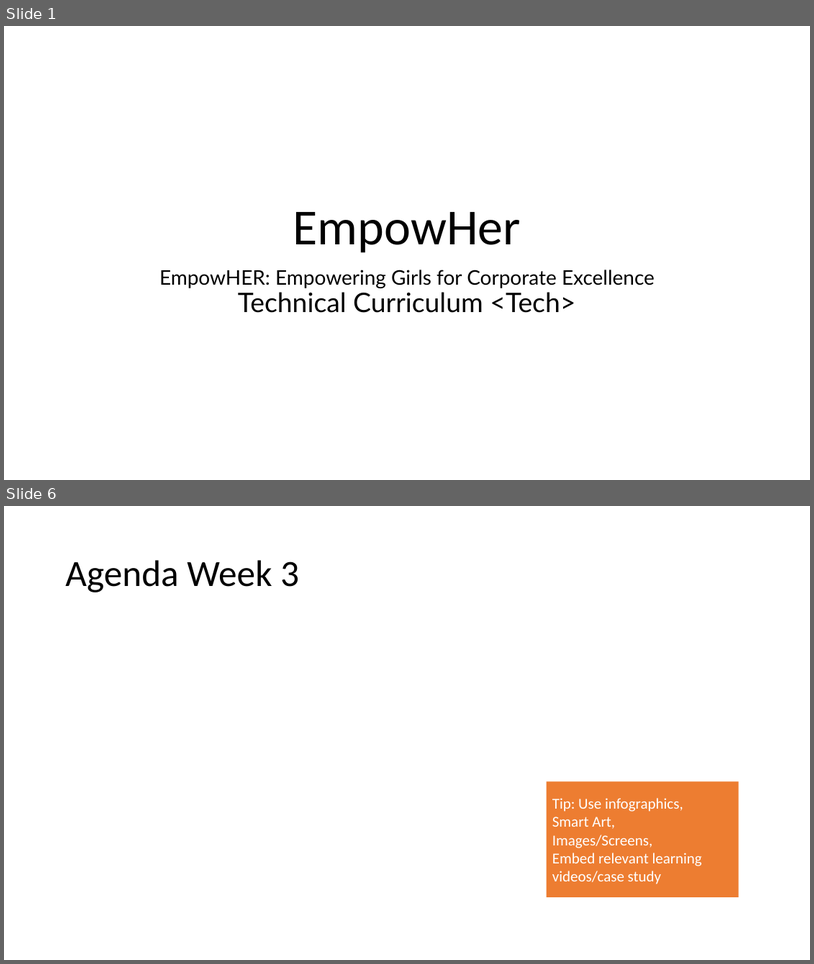
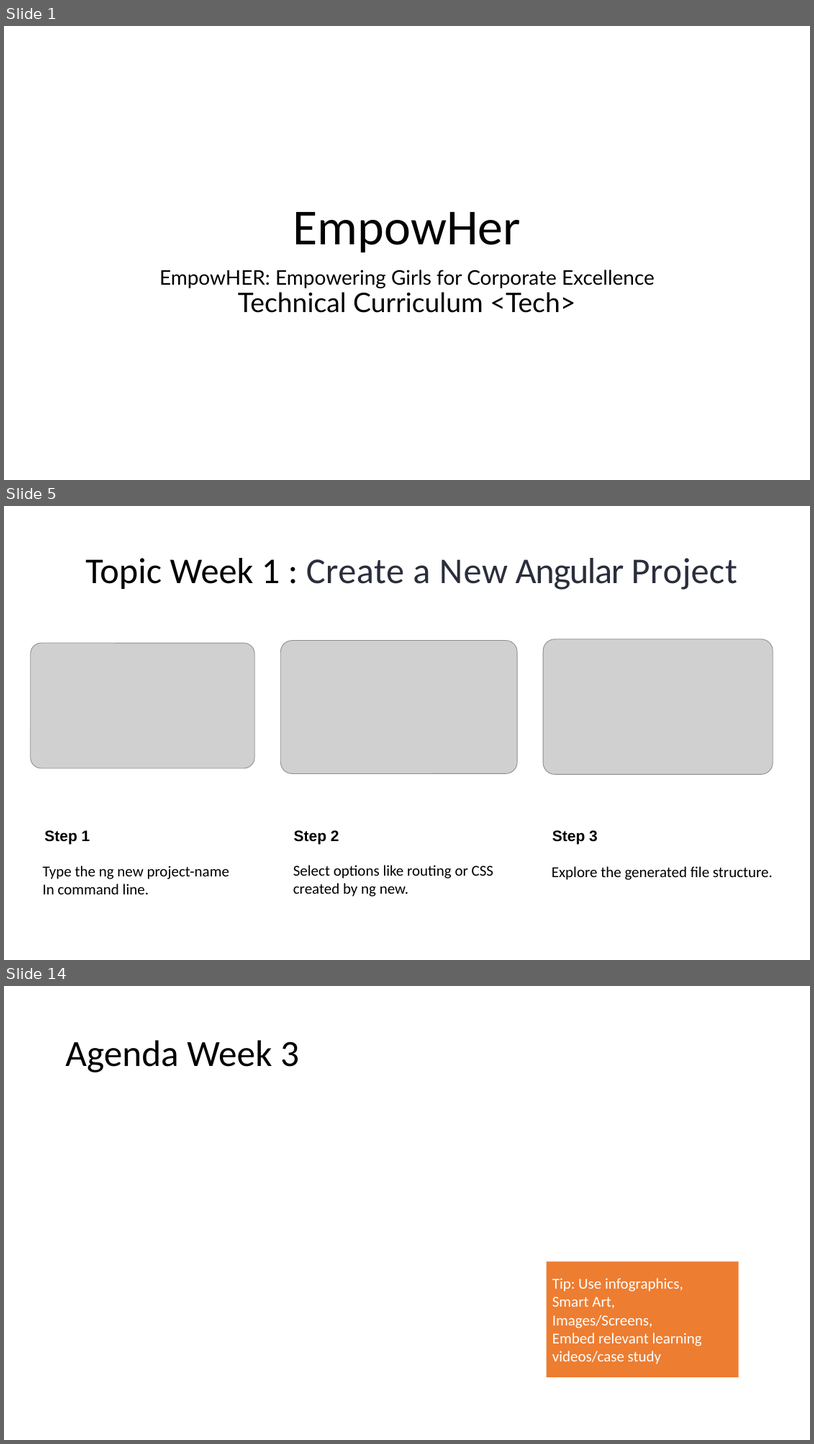
Before and after one commit to spoorthiempowher/Empowher-Curriculum, a slide deck: Angular/EmpowHer - Tech Curriculum.pptx. Shown one above the other, each under a label of ours: slides 1 and 6 before the commit, slides 1, 5 and 14 after it; the slides between them are not shown. The pictures are 814x964 and 814x1444 pixels, drawn with LibreOffice and Linux fonts; fonts in the diff are those of the drawing; grey boxes stand for pictures. Boxes give left, top, right and bottom in pixels: in the first picture for what was removed or moved away, otherwise in the second. Text is boxed around its words. In the diff, an @@ line names an element or a change of style, - is before the commit and + after.

Commit message:
Week 1 and 2 content

```diff
--- a/Angular/EmpowHer - Tech Curriculum.pptx
+++ b/Angular/EmpowHer - Tech Curriculum.pptx
@@ slide 5 added at [4,506,810,960], background #FFFFFF @@
@@ title added at [85,558,738,590], 43.2 pt, text #2A2E3C @@
+Topic Week 1 : Create a New Angular Project
@@ picture added at [31,643,255,768] @@
@@ picture added at [281,641,517,773] @@
@@ picture added at [543,639,774,774] @@
@@ text added at [44,830,598,844], 18 pt, text #000000, bold @@
+Step 1 Step 2 Step 3
@@ text added at [43,865,229,894], 18 pt, text #000000 @@
+Type the ng new project-name
+In command line.
@@ text added at [293,865,494,896], 18 pt, text #000000 @@
+Select options like routing or CSS
+created by ng new.
@@ text added at [552,866,773,880], 18 pt, text #000000 @@
+Explore the generated file structure.
@@ what was slide 6 is now slide 14 @@
```
Also in this commit, not shown: 11 other slides added, 4 slides removed.
